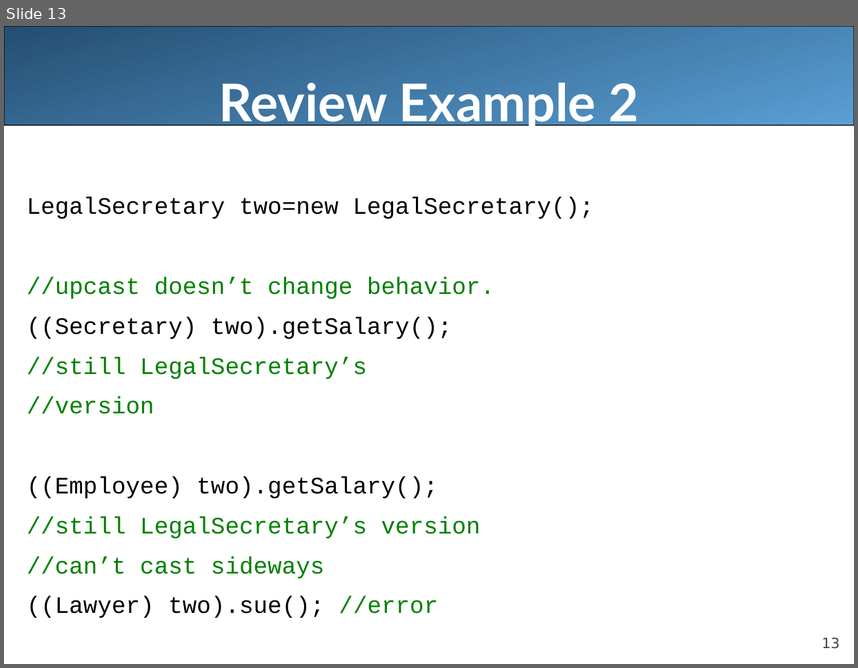
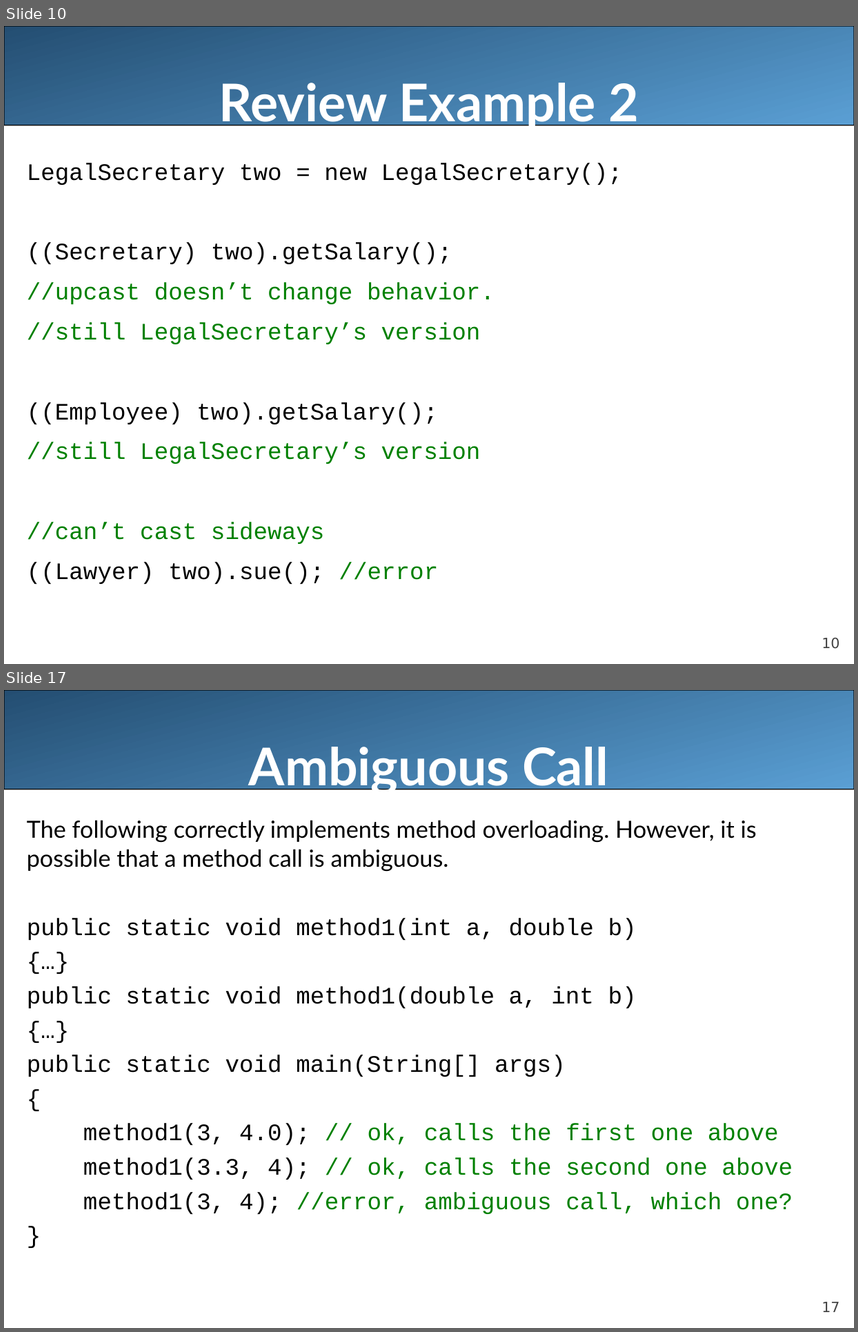
Before and after one commit to LongBaoNguyen/longbaonguyen.github.io, a slide deck: courses/apcsa/lecture22.ppt. Shown one above the other, each under a label of ours: slide 13 before the commit, slides 10 and 17 after it; the slides between them are not shown. The pictures are 858x668 and 858x1332 pixels, drawn with LibreOffice and Linux fonts; fonts in the diff are those of the drawing. Boxes give left, top, right and bottom in pixels: in the first picture for what was removed or moved away, otherwise in the second. Text is boxed around its words. In the diff, an @@ line names an element or a change of style, - is before the commit and + after.

```diff
--- a/courses/apcsa/lecture22.ppt
+++ b/courses/apcsa/lecture22.ppt
@@ slide 17 added at <box>4,690,854,1328</box>, background #FFFFFF; not listed: 2 template elements that a slide beside it also shows @@
@@ title added at <box>249,747,608,795</box>, 44 pt, text #FFFFFF, bold @@
+Ambiguous Call
@@ text added at <box>27,820,793,1214</box>, 20 pt, text #000000 @@
+The following correctly implements method overloading. However, it is possible that a method call is ambiguous.
+public static void method1(int a, double b)
+{…}
+public static void method1(double a, int b)
+{…}
+public static void main(String[] args)
+{
+method1(3, 4.0); // ok, calls the first one above
+method1(3.3, 4); // ok, calls the second one above
+method1(3, 4); //error, ambiguous call, which one?
+}
@@ what was slide 13 is now slide 10 @@
@@ slide 10 changed as well @@
@@ text at <box>27,163,622,264</box>: text changed @@
-LegalSecretary two=new LegalSecretary();
+LegalSecretary two = new LegalSecretary();
+((Secretary) two).getSalary();
@@ text at <box>27,322,481,344</box>: text changed @@
-((Secretary) two).getSalary();
-//still LegalSecretary’s
-//version
+//still LegalSecretary’s version
@@ page number at <box>822,637,840,648</box>: text changed @@
-13
+10
```
Also in this commit, not shown: 8 other slides changed, 16 other slides added, 4 slides removed, 9 other files.
